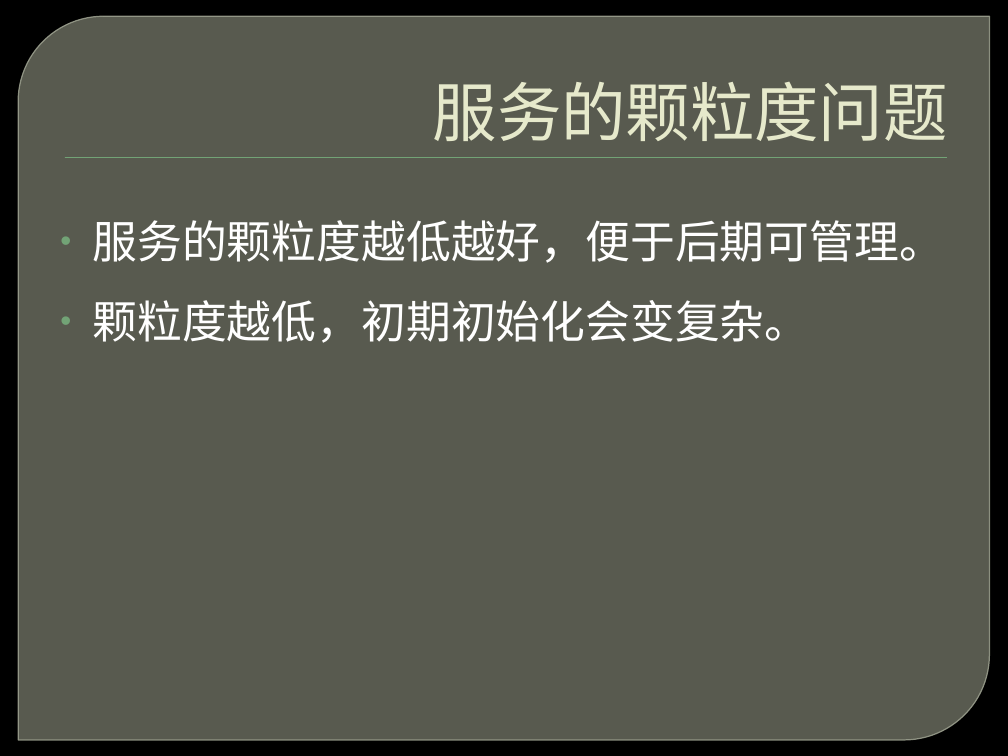
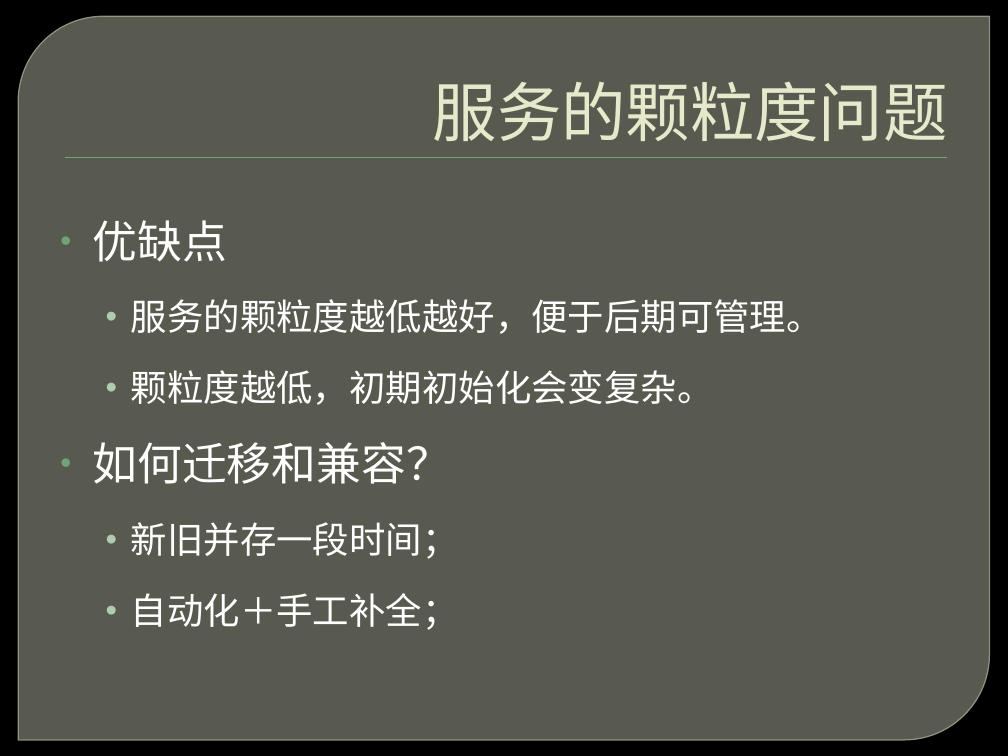
Before and after one commit to ghj1976/lecture, a slide deck: slide 5 of SOA服务发现/服务发现.pptx. Drawn at 1008x756 pixels with LibreOffice and Linux fonts; fonts in the diff are those of the drawing; background and template pictures are left out. Boxes give left, top, right and bottom in pixels: in the first picture for what was removed or moved away, otherwise in the second. Text is boxed around its words. In the diff, an @@ line names an element or a change of style, - is before the commit and + after.

```diff
--- a/SOA服务发现/服务发现.pptx
+++ b/SOA服务发现/服务发现.pptx
@@ text at box(93, 220, 227, 262): paragraph added @@
+• 优缺点
@@ text at box(131, 299, 823, 405): size 32 to 26 pt in "服务的颗粒度越低越好，便于后期可管理。", "颗粒度越低，初期初始化会变复杂。"; list level 1 to 2 in "服务的颗粒度越低越好，便于后期可管理。"; bullet colour #72A376 to #B0CCB0; list level 1 to 2 in "颗粒度越低，初期初始化会变复杂。" @@
@@ text at box(93, 442, 459, 630): paragraphs added @@
+• 如何迁移和兼容？
+  • 新旧并存一段时间；
+  • 自动化＋手工补全；
```
Also in this commit, not shown: 6 other slides changed, 6 slides added, 1 slide removed, 6 other files.
